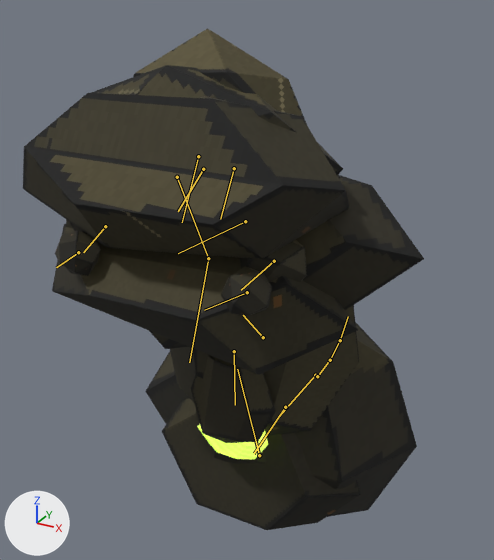
Renders of the glTF model to-rust-as-we-fall/resources/models/fauna/ferrule_v3/ferrule.gltf from each side of a commit.
One viewpoint serves both versions: a 50 mm lens placed at (1.45, -2.57, 2.86), pointed at (-0.14, 0.32, 1.41). Every picture has the same lights, and +X, +Y and +Z are marked at lower left. The older version comes first. Both versions are drawn at frame 10 of the action 'Ferrule_Compress'; the numbers are the values there. The bones that bend it are drawn over the model as lines.

The first picture shows 'Ferrule_Arm_L', 'Ferrule_Arm_L_Hand', 'Ferrule_Arm_R', 'Ferrule_Arm_R_Hand', 'Ferrule_Haunch', 'Ferrule_HeadBase', 'Ferrule_HeadCrest', 'Ferrule_Jaw_R', 'Ferrule_Jaw_R_SignalTip', 'Ferrule_Mouth', 'Ferrule_Neck', 'Ferrule_RearAnchor', 'Ferrule_Segment_ArchFall', 'Ferrule_Segment_ArchRise'.
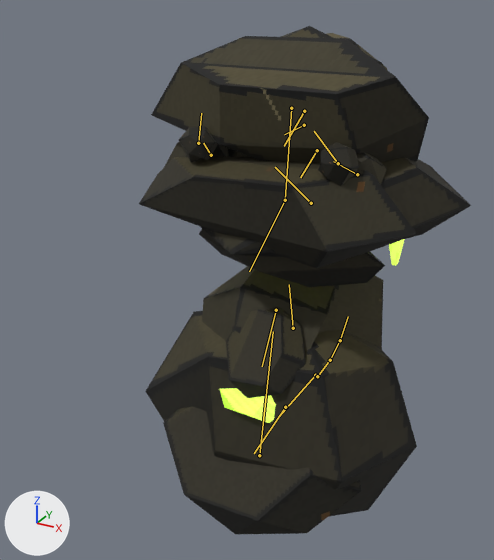
Boxes (x1, y1, x2, y2) around the edits, measured in the pictures (494 x 560 px):
'Ferrule_HeadCrest', posed: before (23, 93, 350, 259); after (151, 36, 429, 163)
'Ferrule_Mouth', posed (9% narrower, 25% shorter): before (52, 224, 358, 375); after (139, 156, 417, 269)
'Ferrule_Segment_ArchFall', posed: before (170, 305, 359, 436); after (202, 266, 383, 350)
'Ferrule_HeadBase', posed (14% narrower, 34% shorter): before (66, 175, 424, 349); after (164, 142, 471, 257)
'Ferrule_Haunch', posed: before (162, 398, 361, 530); after (163, 406, 361, 534)
'Ferrule_Jaw_R', posed: before (191, 356, 276, 443); after (226, 307, 306, 398)
'Ferrule_Segment_ArchRise', posed (mostly hidden afterwards): before (133, 28, 307, 124); after (228, 33, 387, 157)
'Ferrule_Neck', posed (mostly hidden afterwards): before (91, 65, 343, 176); after (281, 26, 386, 69)
'Ferrule_Arm_R_Hand', posed (19% narrower, 12% shorter): before (221, 266, 272, 316); after (318, 142, 359, 186)
'Ferrule_Arm_L_Hand', posed (15% narrower, 21% shorter): before (55, 230, 101, 276); after (179, 126, 218, 162)
'Ferrule_Arm_R', posed: before (240, 240, 307, 282); after (356, 153, 387, 185)
'Ferrule_Jaw_R_SignalTip', posed: before (197, 425, 268, 459); after (220, 388, 276, 423)
'Ferrule_Arm_L', posed (mostly hidden): before (70, 222, 101, 244); after (186, 144, 229, 157)
bone 'Ferrule_Bone_Haunch', root to tip: before (259, 455) to (237, 369); after (259, 455) to (273, 331)
bone 'Ferrule_Bone_Head', root to tip: before (177, 177) to (208, 258); after (291, 108) to (285, 200)
bone 'Ferrule_Bone_Arm_L', root to tip: before (105, 226) to (83, 252); after (211, 155) to (203, 143)
bone 'Ferrule_Bone_Hand_L', root to tip: before (78, 252) to (56, 267); after (198, 143) to (201, 113)
bone 'Ferrule_Bone_Arm_R', root to tip: before (274, 261) to (241, 290); after (357, 174) to (333, 161)
bone 'Ferrule_Bone_Hand_R', root to tip: before (247, 292) to (204, 310); after (338, 163) to (314, 131)

The edits, one by one:
Bone 'Ferrule_Bone_Haunch' (bone_ferrule_bone_haunch) turns from (-8, 0, 0) to (-39, 0, 0) degrees about its own x, y and z.
Bone 'Ferrule_Bone_Head' (bone_ferrule_bone_head) turns from (32, 0, 0) to (29, 0, 0) degrees about its own x, y and z.
Bone 'Ferrule_Bone_Arm_L' (bone_ferrule_bone_arm_l) turns from (-27, 0, -13) to (-40, 0, -23) degrees about its own x, y and z.
Bone 'Ferrule_Bone_Hand_L' (bone_ferrule_bone_hand_l) turns from (-19, 0, -9) to (-28, 0, -16) degrees about its own x, y and z.
Bone 'Ferrule_Bone_Arm_R' (bone_ferrule_bone_arm_r) turns from (-25, 0, 12) to (-36, 0, 21) degrees about its own x, y and z.
Bone 'Ferrule_Bone_Hand_R' (bone_ferrule_bone_hand_r) turns from (-17, 0, 9) to (-26, 0, 15) degrees about its own x, y and z.
